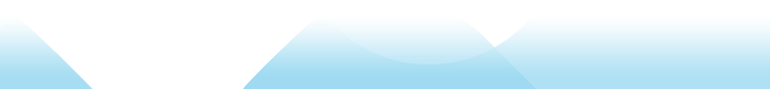
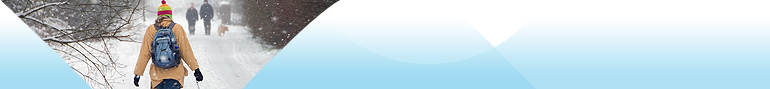
Layers edited between the first and the second 770×89 image:
added layer "Layer 7" above "Layer 6" over bbox(0, 0, 340, 89)
added layer "Layer 6" above "Layer 5" over bbox(0, 0, 340, 89)
added layer "Layer 5" above "Layer 4" over bbox(0, 0, 340, 89)
added layer "Layer 4" above "Layer 2" over bbox(0, 0, 340, 89)
added layer "Layer 2" over bbox(0, 0, 340, 89)
